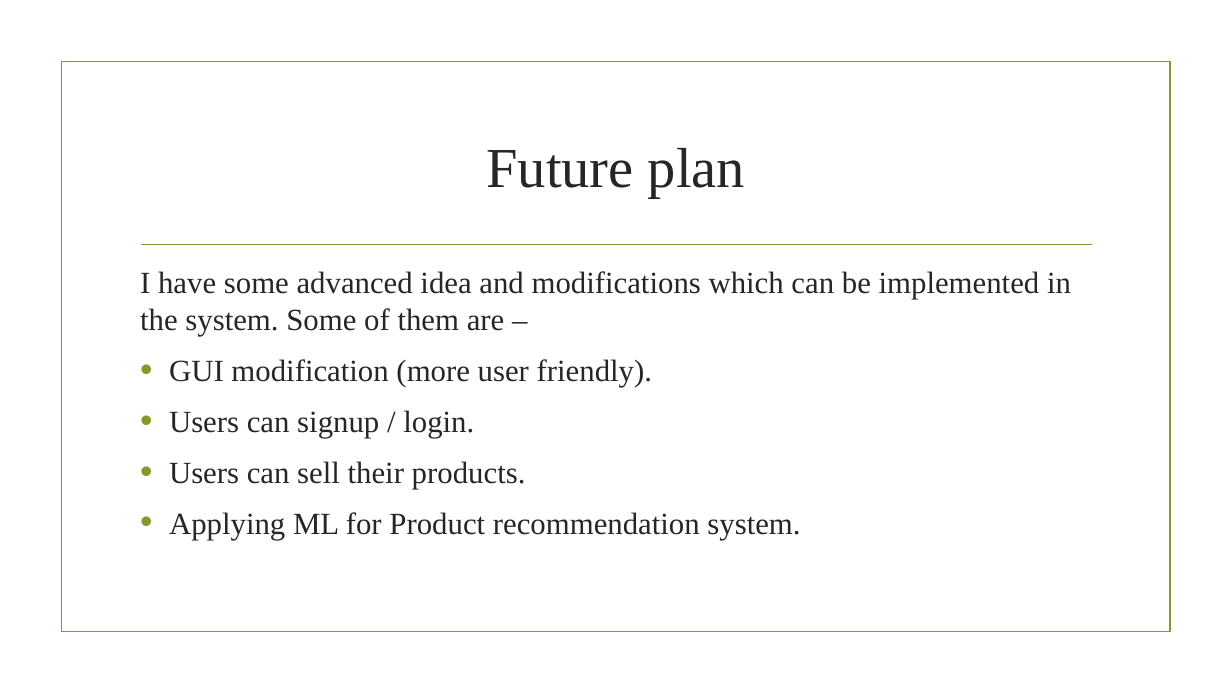
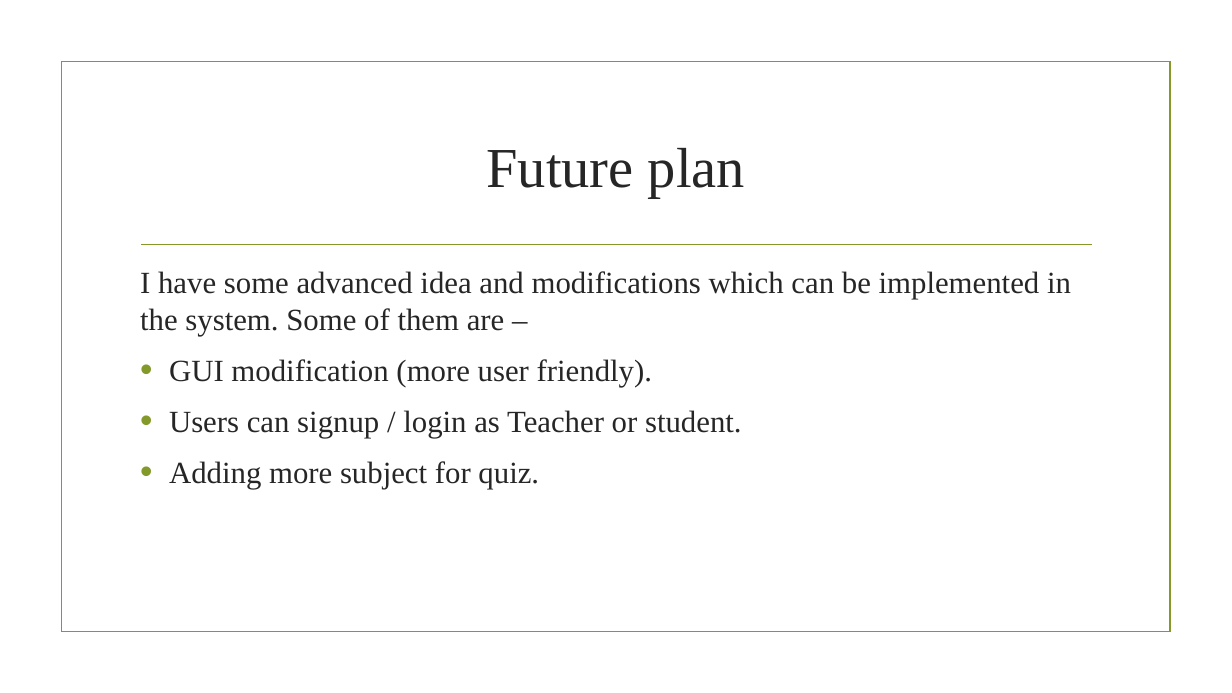
Before and after one commit to rkvyas98/quizApp, a slide deck: slide 6 of QuizApp PPT.pptx (slide 10 before the commit). Drawn at 1232x693 pixels with LibreOffice and Linux fonts; fonts in the diff are those of the drawing; background and template pictures are left out. Boxes give left, top, right and bottom in pixels: in the first picture for what was removed or moved away, otherwise in the second. Text is boxed around its words. In the diff, an @@ line names an element or a change of style, - is before the commit and + after.

```diff
--- a/QuizApp PPT.pptx
+++ b/QuizApp PPT.pptx
@@ text at (169, 410, 742, 489): text changed @@
-• Users can signup / login.
-• Users can sell their products.
-• Applying ML for Product recommendation system.
+• Users can signup / login as Teacher or student.
+• Adding more subject for quiz.
```
Also in this commit, not shown: 4 other slides changed, 4 slides removed.
